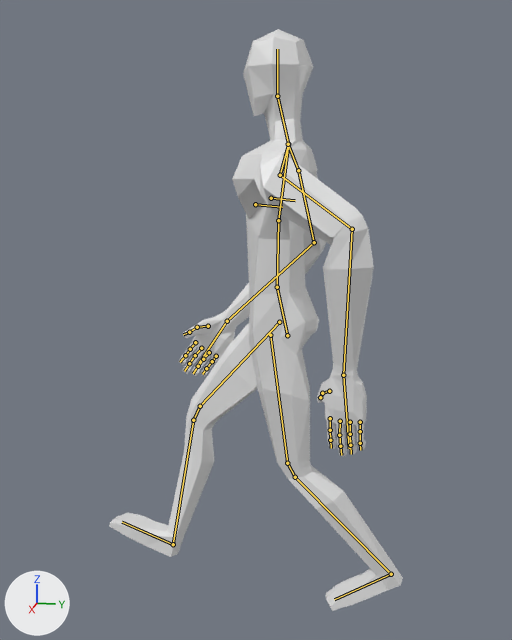
A saved change to the Blender file Art/rigging-model-3.6.blend.
Camera for both pictures: a 50 mm camera at (29.4, 5.0, 19.8) aimed at (-0.2, -0.9, 12.5). Every picture has the same lights, and +X, +Y and +Z are marked at lower left. Both versions are drawn at frame 30 of the action 'Walk'; the numbers are the values there. The bones that bend it are drawn over the model as lines.
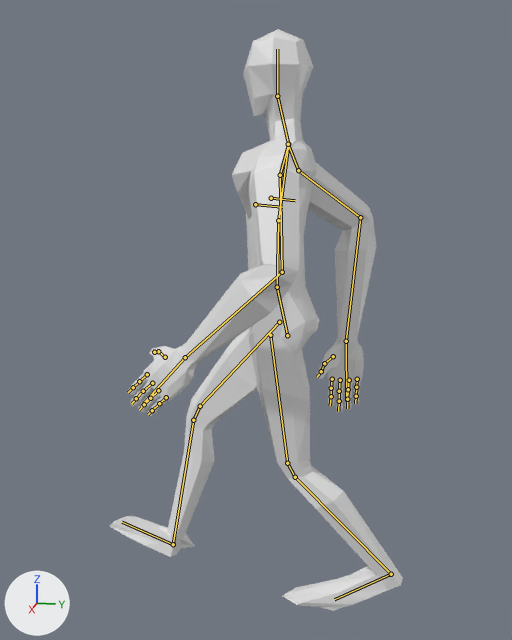
Commit message: walking anim finished

Pixel boxes [x1, y1, x2, y2] of what changed, in the pictures (512 x 640 px):
'Cube', posed: [109, 29, 403, 611] in both

What the commit changed:
Bone 'handIK.L' (bone_handik_l) moves from (8.54, -8.3, -1.86) to (7.83, -8.07, 4.42).
Bone 'handIK.L' (bone_handik_l) turns from (-3, 13, -89) to (47, 9, -77) degrees about its own x, y and z.
Bone 'handIK.R' (bone_handik_r) moves from (-7.88, -8.08, 4.24) to (-8.9, -8.28, -1.48).
Bone 'handIK.R' (bone_handik_r) turns from (38, -8, 78) to (1, -12, 86) degrees about its own x, y and z.
